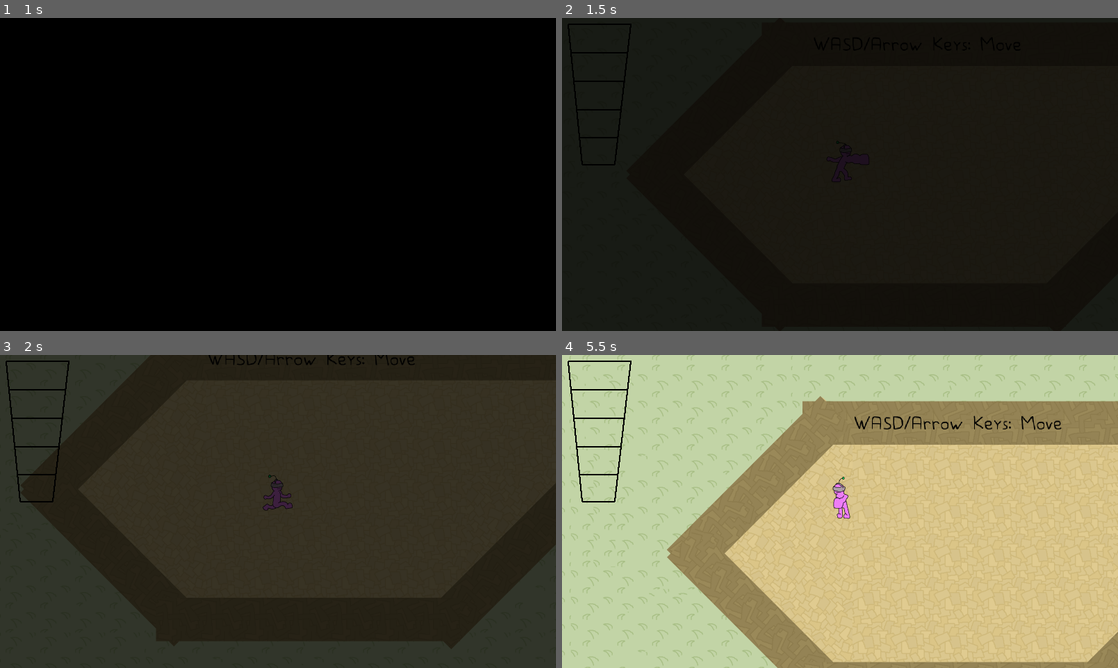
Above: before the commit, frames 1-4 (two rows, left to right).
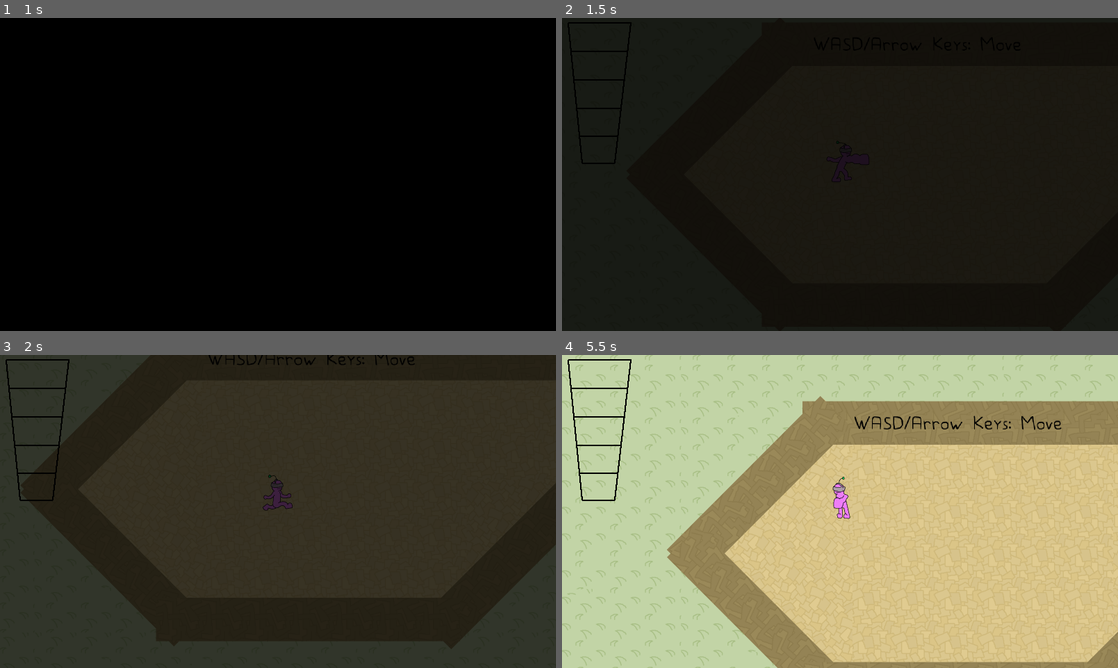
Above: after the commit, the same moments.

Repository: Avantir-Chaosfire/WetBlueberry_GMTK-Jam-2020
Game: Godot game, scene res://scene/world/World.tscn
Same seed, same stepped clock (60 frames per second), same inputs: the game is played once before the commit and once after it.
Inputs:
- Up to frame 1 (1 s): tap Enter (next_level) at 0.5 s; hold D (move_right) from 0.53 s (still down); tap Space (attack) at 0.6 s
- Up to frame 2 (1.5 s): tap Space (attack) at 1.25 s; release D (move_right) at 1.28 s; hold S (move_down) from 1.28 s (still down); tap Enter (next_level) at 1.35 s
- Up to frame 3 (2 s): keep holding S (move_down)
- Up to frame 4 (5.5 s): release S (move_down) at 2.03 s; hold D (move_right) 2.03-2.78 s; tap Space (attack) at 2.1, 3.6, 5.1 s; hold W (move_up) 2.78-3.53 s; tap Enter (next_level) at 2.85, 4.35 s; hold A (move_left) 3.53-5.03 s; hold S (move_down) from 5.03 s (still down)

Frame 1 is identical in both runs. In frame 2, 0.5% of the frame differs, in the area x 1-13%, y 1-48%; in frame 3, 0.5%; in frame 4, 3.2%, in the area x 0-100%, y 0-100%.

Commit message:
Adds floors to level 1

Diff:
--- a/scene/level/1/Level1.tscn
+++ b/scene/level/1/Level1.tscn
@@ -18,6 +18,7 @@
 script = ExtResource( 5 )
 
 [node name="Background" type="Sprite" parent="."]
+position = Vector2( 1506.61, 0 )
 z_index = -10
 z_as_relative = false
 texture = ExtResource( 4 )
@@ -189,7 +190,7 @@
 scale = Vector2( 3, 6 )
 
 [node name="SandstoneFloor1" parent="Floors" instance=ExtResource( 9 )]
-position = Vector2( -3.7406, -5.70596 )
+position = Vector2( -2.55139, -3.32757 )
 rotation = 0.785398
 scale = Vector2( 5, 5 )
 
@@ -209,7 +210,7 @@
 scale = Vector2( 8, 4 )
 
 [node name="CoralFloor5" parent="Floors" instance=ExtResource( 8 )]
-position = Vector2( 1736.51, -1978.1 )
+position = Vector2( 1728.85, -1993.42 )
 rotation = 3.24656
 scale = Vector2( 10, 4 )
 
@@ -223,13 +224,27 @@
 rotation = -0.607797
 scale = Vector2( 9, 9 )
 
+[node name="SandstoneFloor8" parent="Floors" instance=ExtResource( 9 )]
+position = Vector2( 3047.45, 151.541 )
+rotation = 0.351389
+scale = Vector2( 2, 7 )
+
+[node name="SandstoneFloor7" parent="Floors" instance=ExtResource( 9 )]
+position = Vector2( 2515.8, -53.7674 )
+rotation = 0.650837
+scale = Vector2( 4, 3 )
+
 [node name="SandstoneFloor3" parent="Floors" instance=ExtResource( 9 )]
-position = Vector2( 1174.73, -181.169 )
-scale = Vector2( 12, 3 )
+position = Vector2( 1255.47, -171.063 )
+scale = Vector2( 24, 3 )
+
+[node name="SandstoneFloor6" parent="Floors" instance=ExtResource( 9 )]
+position = Vector2( 2376.66, 276.471 )
+scale = Vector2( 13, 6 )
 
 [node name="SandstoneFloor5" parent="Floors" instance=ExtResource( 9 )]
-position = Vector2( 3018.2, -921.301 )
-scale = Vector2( 4, 8 )
+position = Vector2( 3023.26, -653.107 )
+scale = Vector2( 4, 14 )
 
 [node name="SandstoneFloor2" parent="Floors" instance=ExtResource( 9 )]
 position = Vector2( 365.369, -29.826 )
--- a/scene/world/World.tscn
+++ b/scene/world/World.tscn
@@ -11,8 +11,6 @@
 [node name="GUI" type="CanvasLayer" parent="."]
 
 [node name="InGameMenu" parent="GUI" instance=ExtResource( 2 )]
-margin_top = 4.0
-margin_bottom = 4.0
 
 [node name="VictorySoundEffect" type="AudioStreamPlayer" parent="."]
 stream = ExtResource( 3 )
Not shown, added: sounds/woosh.wav.import
